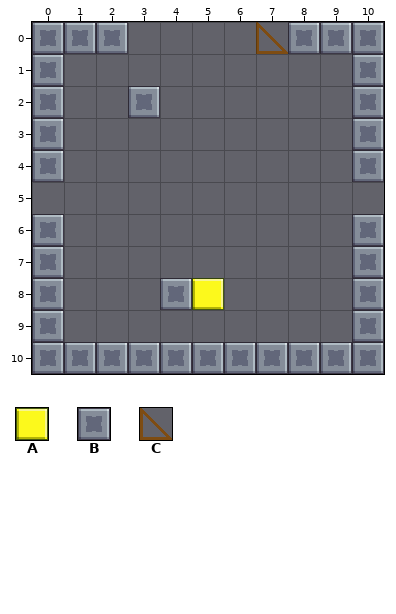
Tiled map (JSON) -- Assets/Level_Editor/TestLevels/Test_3.tmj. Above, as it was before the edit.
Cells are 32x32 px. Shown: x 0..10, y 0..10.
Key: from "tileSet": A 32 "block", B 33 "wall", C 107 "bridge".
_ is an empty cell.
Layer "Blocks" before, first column x 0:
 0 BBB____CBBB
 1 B_________B
 2 B__B______B
 3 B_________B
 4 B_________B
 5 ___________
 6 B_________B
 7 B_________B
 8 B___BA____B
 9 B_________B
10 BBBBBBBBBBB
Now the later version:
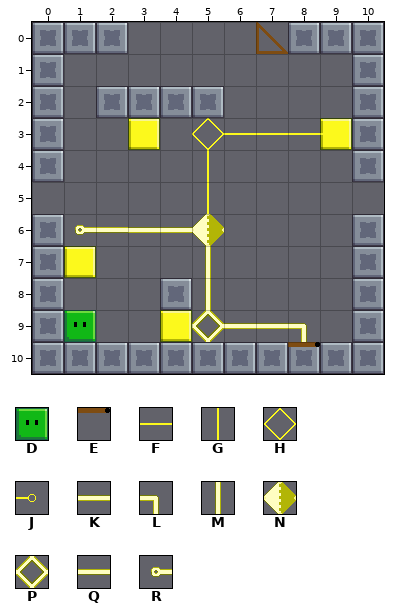
Further tiles: from "tileSet": D 31 "slime", E 84 "door", F 158 "cable_wire", G 167 "cable_wire", H 168 "cable_connect", J 188 "cable_source", K 211 "cable_wire", L 212 "cable_wire", M 220 "cable_wire", N 221 "cable_link", P 223 "cable_connect", Q 231 "cable_wire", R 280 "cable_source".
Tiles of an added or newly shown layer are drawn over the layers below it.
The edit:
Layer "Blocks":
Tile A is added in row 3 at x 9; in row 9 at x 4.
Tile A is removed in row 8 at x 5.
Layer "overlap" (added):
Tile A is added in row 3 at x 3; in row 7 at x 1.
Tile B is added in row 2 at x 2 and 4 to 5.
Tile E is added in row 10 at x 8.
Tile F is added in row 3 at x 6 to 8.
Tile G is added in rows 4 to 5 at x 5.
Tile H is added in row 3 at x 5.
Tile J is added in row 3 at x 9.
Tile K is added in row 6 at x 3 to 4; in row 9 at x 6 to 7.
Tile L is added in row 9 at x 8.
Tile M is added in rows 7 to 8 at x 5.
Tile N is added in row 6 at x 5.
Tile P is added in row 9 at x 5.
Tile Q is added in row 6 at x 2.
Tile R is added in row 6 at x 1.
Layer "Player" (added):
Tile D is added in row 9 at x 1.
